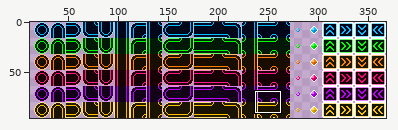
Two versions of one sprite sheet, img/maze/MazeTiles.png. Above, an overview of the earlier version with the close-up marked.
Close-up. The starting point:
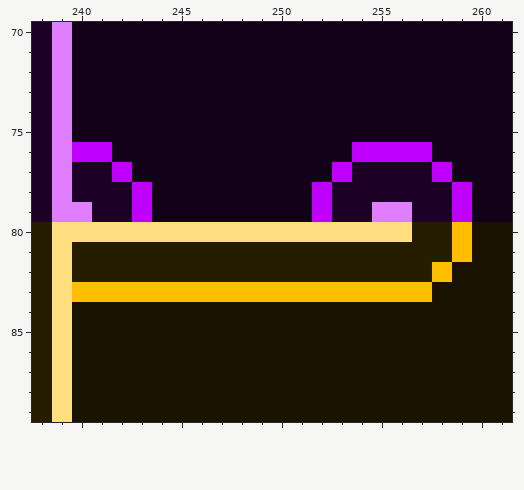
The file is 368x96 pixels. Colours within 5 levels of each other are drawn and written as one. Shown: x 238..261, y 70..89. The wide view leaves out empty margins. The commit also changed other parts of the picture, which this record leaves out.
Once edited:
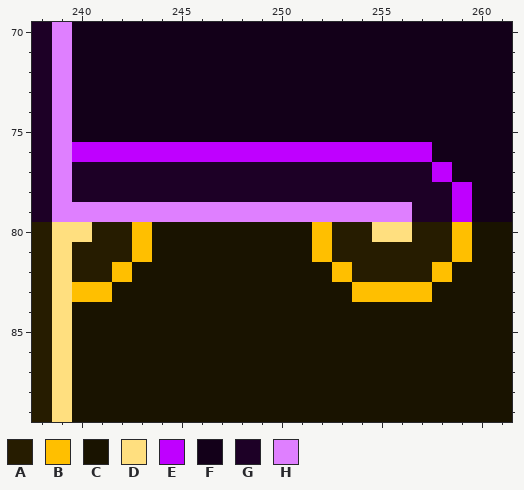
Palette (. is transparent): A #261c00  B #ffbf00  C #191300  D #ffdf7f  E #bf00ff  F #130019  G #1d0026  H #df7fff
Diff:
@@ x 238..261 @@
 75 GHFFFFFFFFFFFFFFFFFFFFFF
-76 GHEEFFFFFFFFFFFFEEEEFFFF
-77 GHGGEFFFFFFFFFFEGGGGEFFF
-78 GHGGGEFFFFFFFFEGGGGGGEFF
-79 GHHGGEFFFFFFFFEGGHHGGEFF
-80 ADDDDDDDDDDDDDDDDDDAABCC
-81 ADAAAAAAAAAAAAAAAAAAABCC
-82 ADAAAAAAAAAAAAAAAAAABCCC
-83 ADBBBBBBBBBBBBBBBBBBCCCC
+76 GHEEEEEEEEEEEEEEEEEEFFFF
+77 GHGGGGGGGGGGGGGGGGGGEFFF
+78 GHGGGGGGGGGGGGGGGGGGGEFF
+79 GHHHHHHHHHHHHHHHHHHGGEFF
+80 ADDAABCCCCCCCCBAADDAABCC
+81 ADAAABCCCCCCCCBAAAAAABCC
+82 ADAABCCCCCCCCCCBAAAABCCC
+83 ADBBCCCCCCCCCCCCBBBBCCCC
 84 ADCCCCCCCCCCCCCCCCCCCCCC
Changed places in both close-ups, as pixel boxes (x1, y1, x2, y2):
changed: (92, 142, 372, 302)
